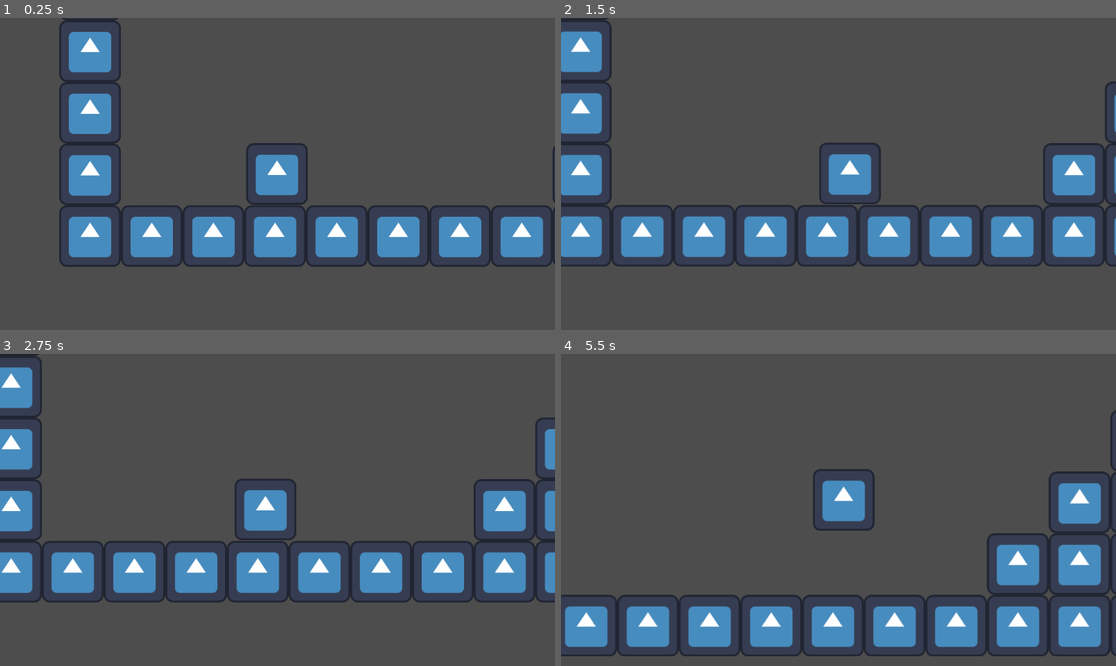
Above: before the commit, frames 1-4 (two rows, left to right).
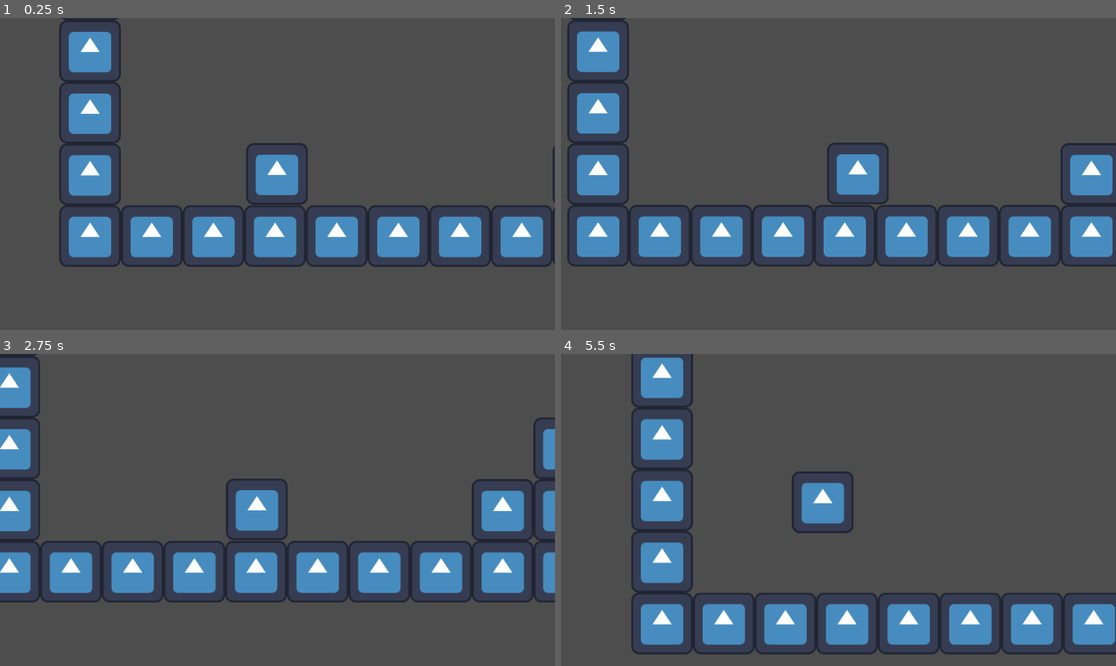
Above: after the commit, the same moments.

Repository: PL00T00/Jumping-The-Gun
Game: Godot game, scene res://node.tscn
The game is run twice, just before and just after one commit, with the same random seed, the same clock (stepped at 60 frames per second) and the same inputs. The project has no main scene, so this scene is started directly. The engine's default icon, where the game draws it, is replaced by a stand-in: a white triangle on a blue panel in a dark square.
Inputs (mouse positions are in pixels of both pictures, inside the frame that each line leads up to):
- Up to frame 1 (0.25 s): no input
- Up to frame 2 (1.5 s): move the mouse to (960, 158) at 0.52 s; hold D (Right) from 0.53 s (still down); click (960, 158) at 0.6 s; move the mouse to (727, 189) at 1.27 s; click (727, 189) at 1.35 s
- Up to frame 3 (2.75 s): move the mouse to (333, 441) at 2.02 s; release D (Right) at 2.03 s; hold A (Left) from 2.03 s (still down); click (333, 441) at 2.1 s
- Up to frame 4 (5.5 s): move the mouse to (810, 572) at 2.77 s; release A (Left) at 2.78 s; hold D (Right) 2.78-4.28 s; click (810, 572) at 2.85 s; move the mouse to (1005, 556) at 3.52 s; click (1005, 556) at 3.6 s; move the mouse to (672, 463) at 4.27 s; hold A (Left) 4.28-5.03 s; click (672, 463) at 4.35 s; move the mouse to (866, 510) at 5.02 s; hold D (Right) from 5.03 s (still down); click (866, 510) at 5.1 s

The runs differ from the first frame. In frame 2, 15% of the frame differs, in the area x 0-100%, y 0-80%; in frame 3, 4.2%; in frame 4, 21%, in the area x 0-100%, y 0-97%.

Commit message:
fixed movement
Still feels too heavy for some reaosn, also need to figureo ut recoil better

Diff:
--- a/player.gd
+++ b/player.gd
@@ -1,13 +1,11 @@
 extends CharacterBody2D
 
 const SPEED = 500.0
-const WALK_ACCELERATION = 2500.0
-const MAX_WALK_SPEED = 500.0
 const GROUND_ACCELERATION = 4000.0
 const AIR_ACCELERATION = 1500.0
-const FRICTION = 35000.0
+const FRICTION = 1500.0
 
-const SHOOT_FORCE = 750.0
+const SHOOT_FORCE = 850.0
 const RELOAD_TIME = 1
 
 var can_shoot = true
@@ -15,20 +13,17 @@
 func _physics_process(delta: float) -> void:
 
 	if not is_on_floor():
-		velocity += get_gravity() * delta
+		velocity += get_gravity() * delta * 1.3
 
 	var direction := Input.get_axis("Left", "Right")
 
 	if direction != 0:
-		velocity.x += direction * WALK_ACCELERATION * delta
-
-	if abs(velocity.x) < MAX_WALK_SPEED:
-		velocity.x = clamp(
+		var acceleration = GROUND_ACCELERATION if is_on_floor() else AIR_ACCELERATION
+		velocity.x = move_toward(
 			velocity.x,
-			-MAX_WALK_SPEED,
-			MAX_WALK_SPEED
+			direction * SPEED,
+			acceleration * delta
 		)
-
 	elif is_on_floor():
 		velocity.x = move_toward(
 			velocity.x,
